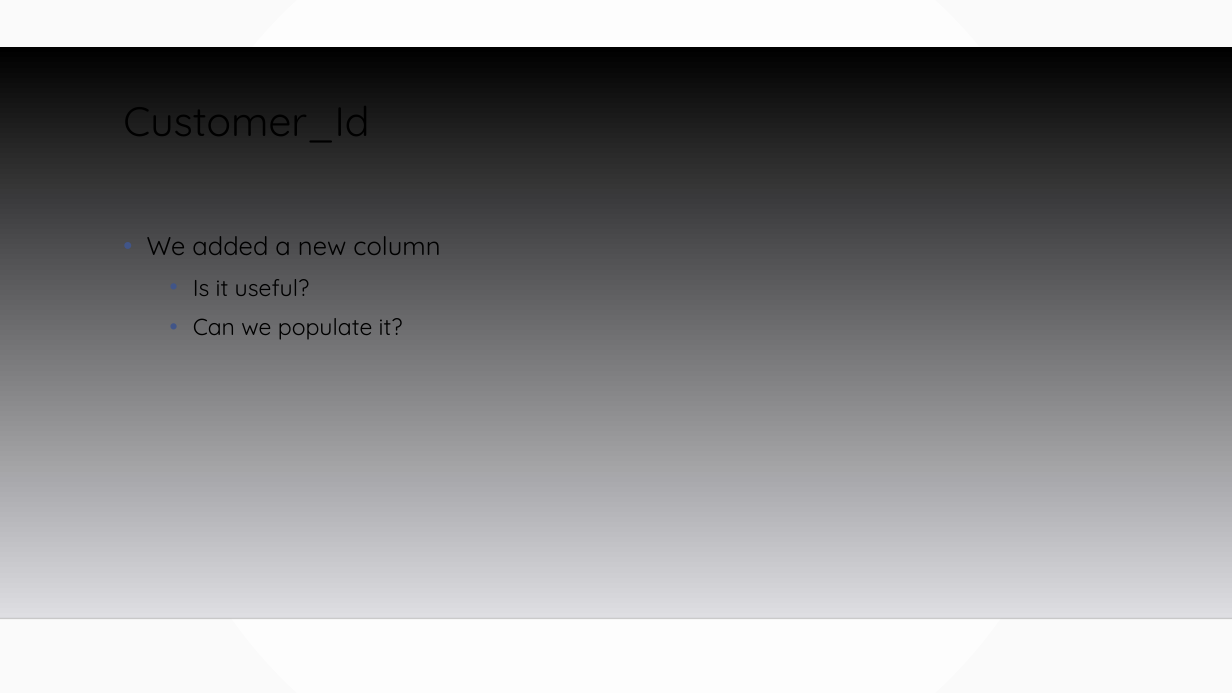
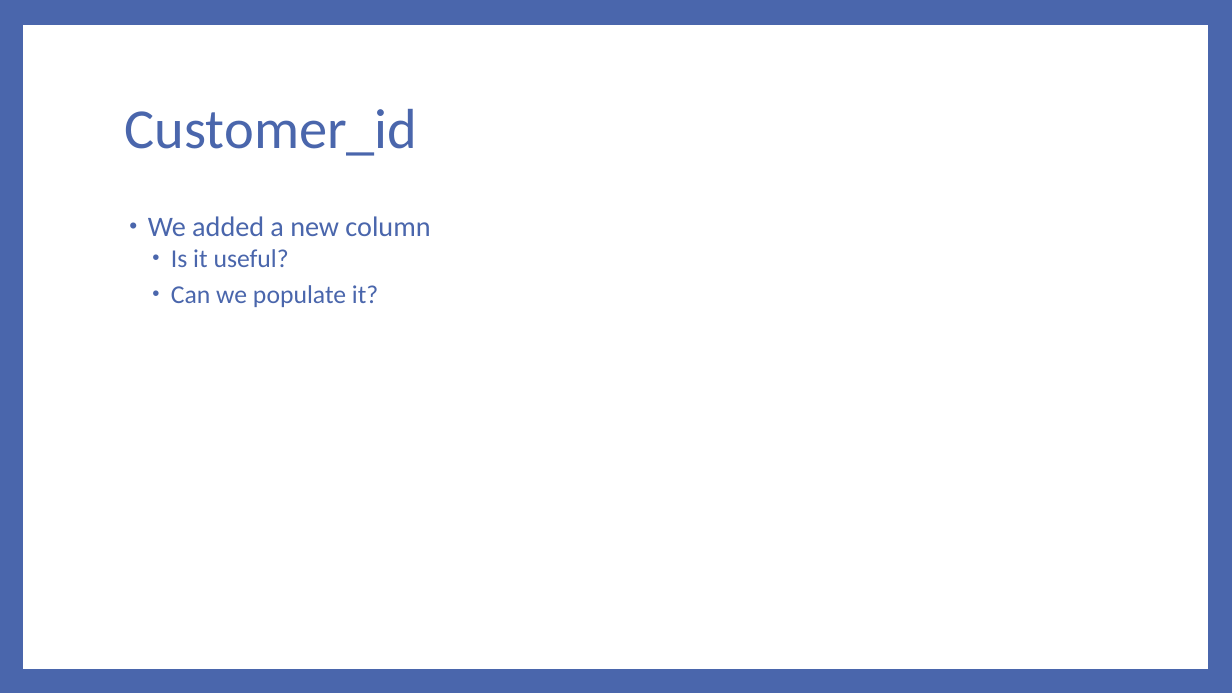
Before and after one commit to MGIS-UMN/GIS5577_week3, a slide deck: slide 17 of Database_Management.odp. Drawn at 1232x693 pixels with LibreOffice and Linux fonts; fonts in the diff are those of the drawing; background and template pictures are left out. Boxes give left, top, right and bottom in pixels: in the first picture for what was removed or moved away, otherwise in the second. Text is boxed around its words. In the diff, an @@ line names an element or a change of style, - is before the commit and + after.

```diff
--- a/Database_Management.odp
+++ b/Database_Management.odp
@@ background gradient #FFFFFF to #FAFAFA to #4A66AC @@
@@ freeform shape resized from (x1=0, y1=47, x2=1232, y2=618) to (x1=23, y1=25, x2=1208, y2=670) @@
@@ freeform shape at (x1=23, y1=25, x2=1208, y2=670): fill gradient #000000 to #DEDEE2 to #FFFFFF @@
@@ title "Customer_id" at (x1=125, y1=109, x2=418, y2=156): vertical alignment top to middle @@
@@ title at (x1=125, y1=109, x2=418, y2=156): text changed; size 32 to 44 pt; font Quicksand to Calibri; text colour #000000 to #4A66AC @@
-Customer_Id
+Customer_id
@@ text "We added a new column" moved from (x1=147, y1=236, x2=440, y2=340) to (x1=148, y1=216, x2=430, y2=307) @@
@@ text "We added a new column" at (x1=148, y1=216, x2=430, y2=307): size 20 to 22 pt in "We added a new column"; font Quicksand to Calibri, text colour #000000 to #4A66AC; size 18 to 20 pt in "Is it useful?", "Can we populate it?"; indent changed; line spacing 1.2 to 0.9; more space between paragraphs; bullet colour #415588 to #4A66AC @@
@@ line removed from (0, 618) to (1232, 618) @@
```
Also in this commit, not shown: 38 other slides changed.
